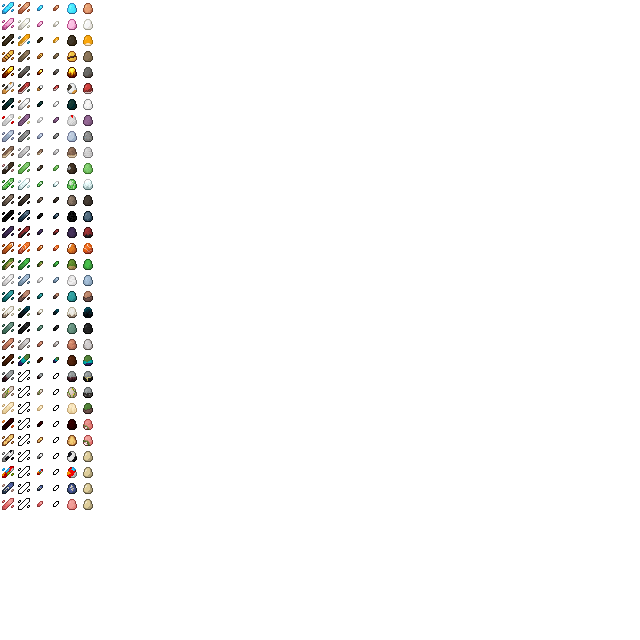
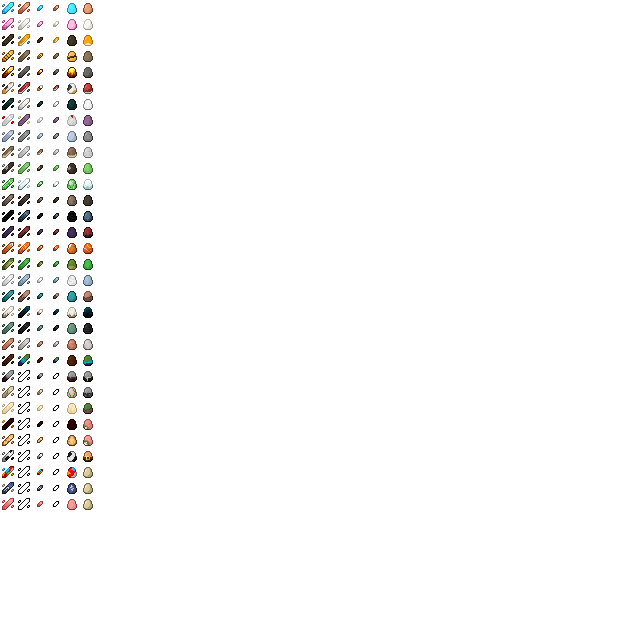
Layers edited between the first and the second 640 × 640 image:
painted on "eggs" over [83, 451, 93, 462]
